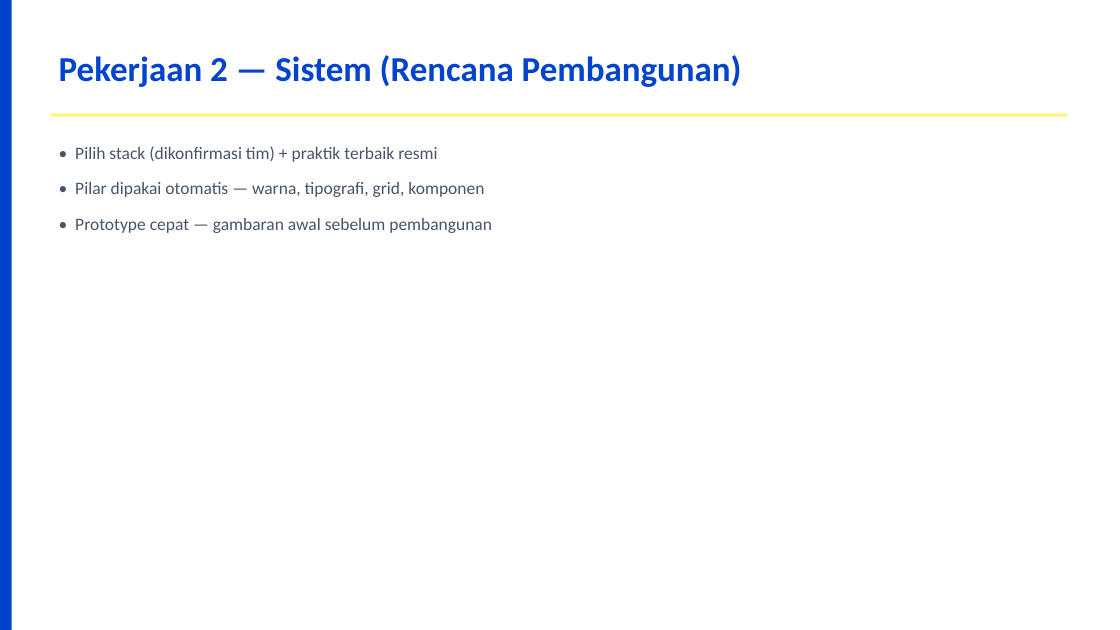
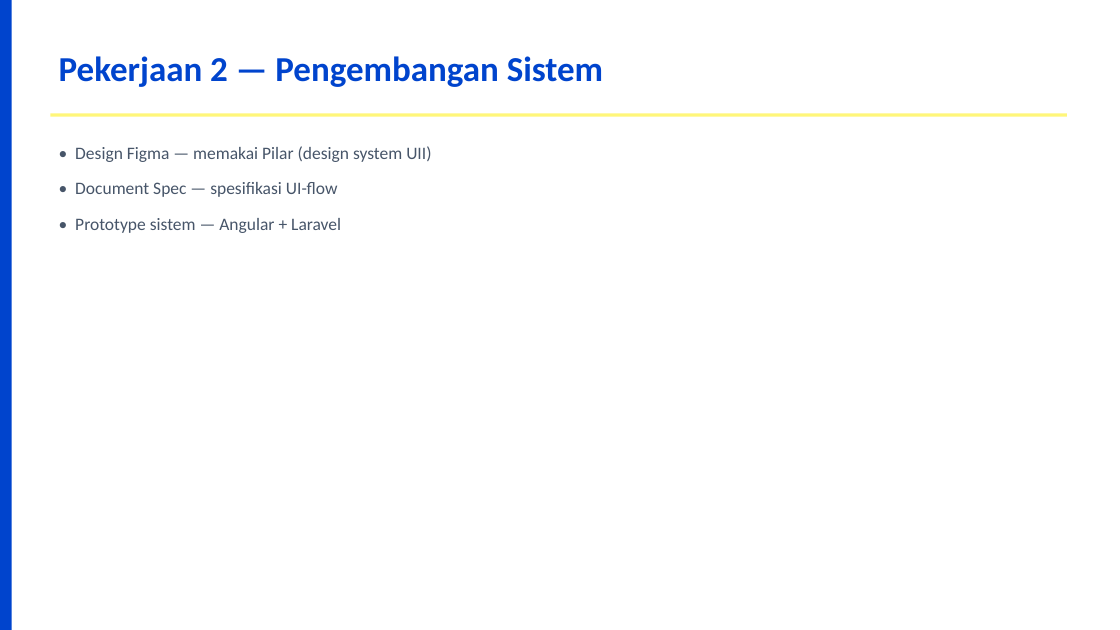
Before and after one commit to dhenta312/hackathon-appraisal, a slide deck: slide 6 of Presentasi-Penilaian-Kinerja.pptx. Drawn at 1120x630 pixels with LibreOffice and Linux fonts; fonts in the diff are those of the drawing. Boxes give left, top, right and bottom in pixels: in the first picture for what was removed or moved away, otherwise in the second. Text is boxed around its words. In the diff, an @@ line names an element or a change of style, - is before the commit and + after.

```diff
--- a/Presentasi-Penilaian-Kinerja.pptx
+++ b/Presentasi-Penilaian-Kinerja.pptx
@@ text at (x1=59, y1=56, x2=603, y2=87): text changed @@
-Pekerjaan 2 — Sistem (Rencana Pembangunan)
+Pekerjaan 2 — Pengembangan Sistem
@@ text at (x1=75, y1=146, x2=431, y2=233): text changed @@
-• Pilih stack (dikonfirmasi tim) + praktik terbaik resmi
-• Pilar dipakai otomatis — warna, tipografi, grid, komponen
-• Prototype cepat — gambaran awal sebelum pembangunan
+• Design Figma — memakai Pilar (design system UII)
+• Document Spec — spesifikasi UI-flow
+• Prototype sistem — Angular + Laravel
```
Also in this commit, not shown: 3 other slides changed, 3 other files.
